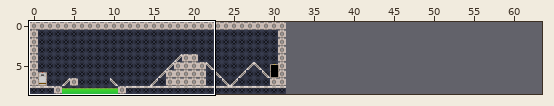
Level history. Tiled map: src/assets/games/tiles/scifi/level00.tmx. Above, an overview of the earlier version with the close-up marked.
Close-up. Before:
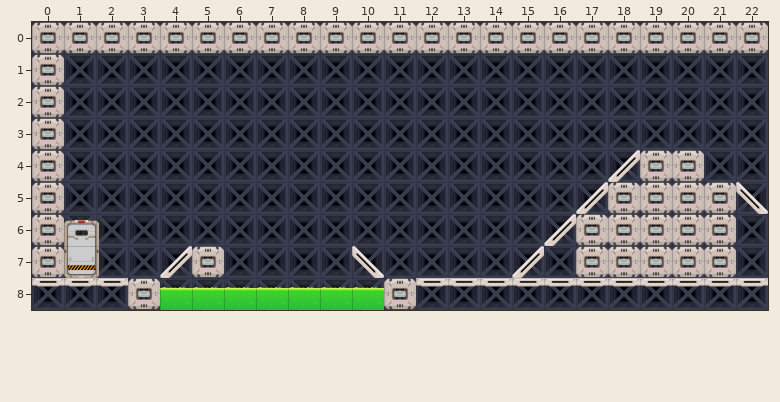
Cells are 256x256 px. Shown: x 0..22, y 0..8. The commit also changed other parts of the map, which this record leaves out. The old version is drawn lined up with the new one.
Once edited:
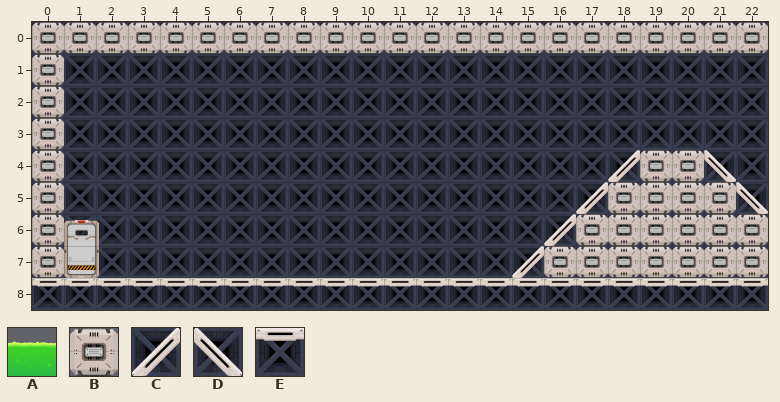
Key: from "Acid (1)": A 0; from "Box": B 0; from "Tile (16)": C 0; from "Tile (17)": D 0; from "Tile (2)": E 0.
_ is an empty cell.
Changes in this commit:
map size 32x9 -> 64x9 cells
Layer "obstacle":
The edit adds tile B in row 6 at x 22; in row 7 at x 16 and 22.
The edit adds tile D in row 4 at x 21.
Tile B gives way to tile E in row 8 at x 3 and 11.
The edit adds tile E in row 8 at x 4 to 10.
Tile C is gone in row 7 at x 4.
Tile D is gone in row 7 at x 10.
Layer "entities":
Tile A is gone in row 8 at x 4 to 10.
Tile B is gone in row 7 at x 5.
Boxes around the changes in both close-ups, in picture pixels (x1, y1, x2, y2):
added: (704, 150, 736, 182)
added: (736, 214, 768, 278)
changed: (128, 246, 416, 310)
added: (544, 246, 576, 278)
